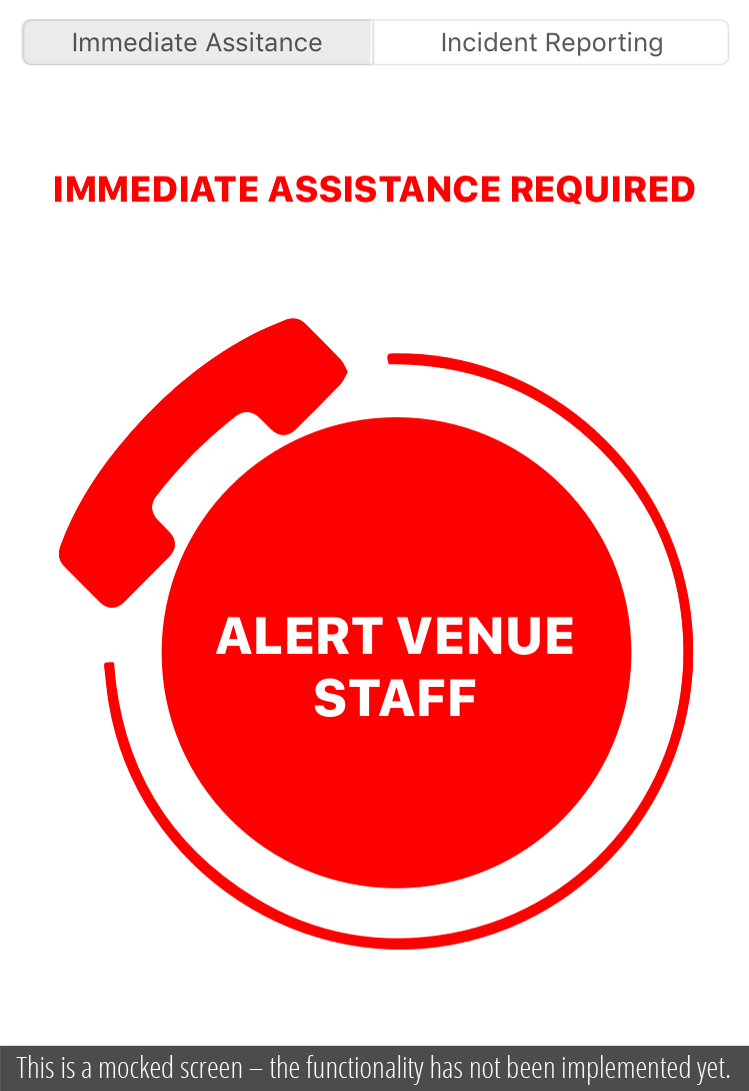
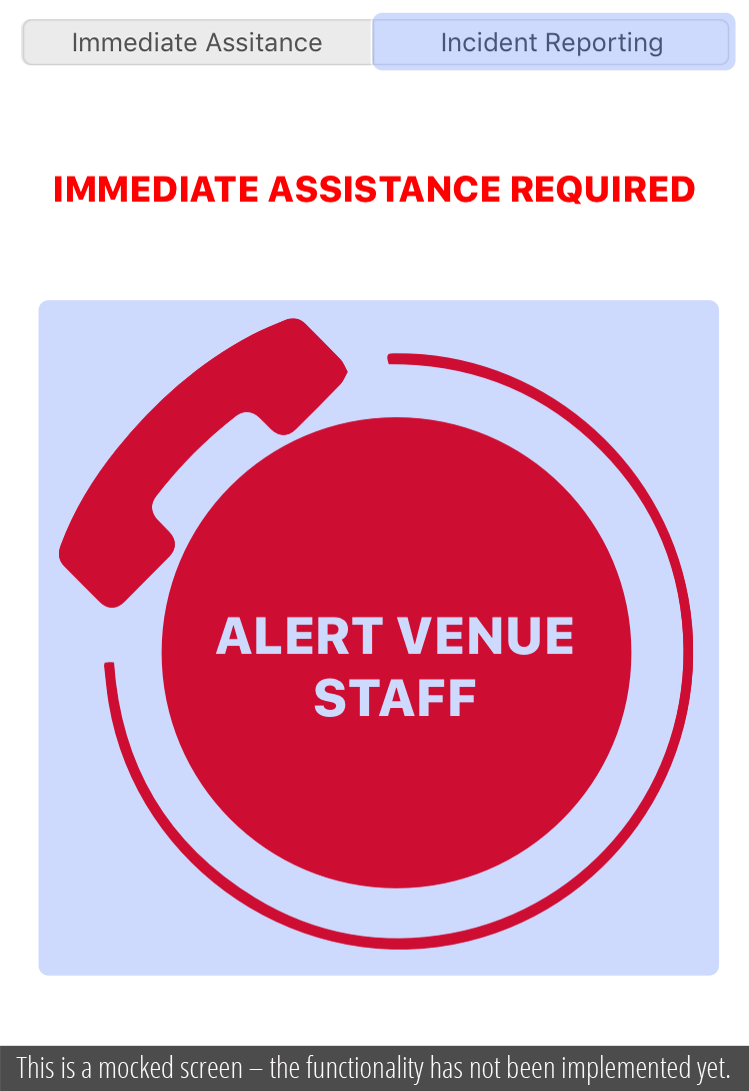
Comparing the layer stacks of the two w=749, h=1091 images. Changes:
added layer "Shape 4" (20%) above "Shape 3" over <box>38,300,720,976</box>
added layer "Shape 3" (20%) above "Layer 1" over <box>372,12,736,71</box>
